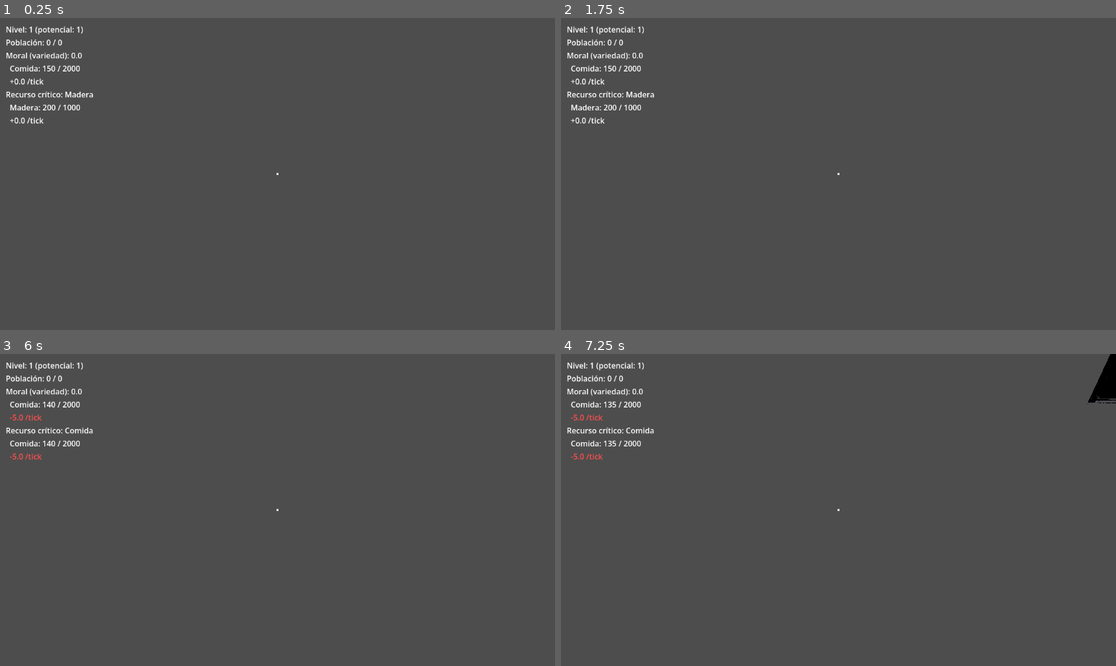
Above: before the commit, frames 1-4 (two rows, left to right).
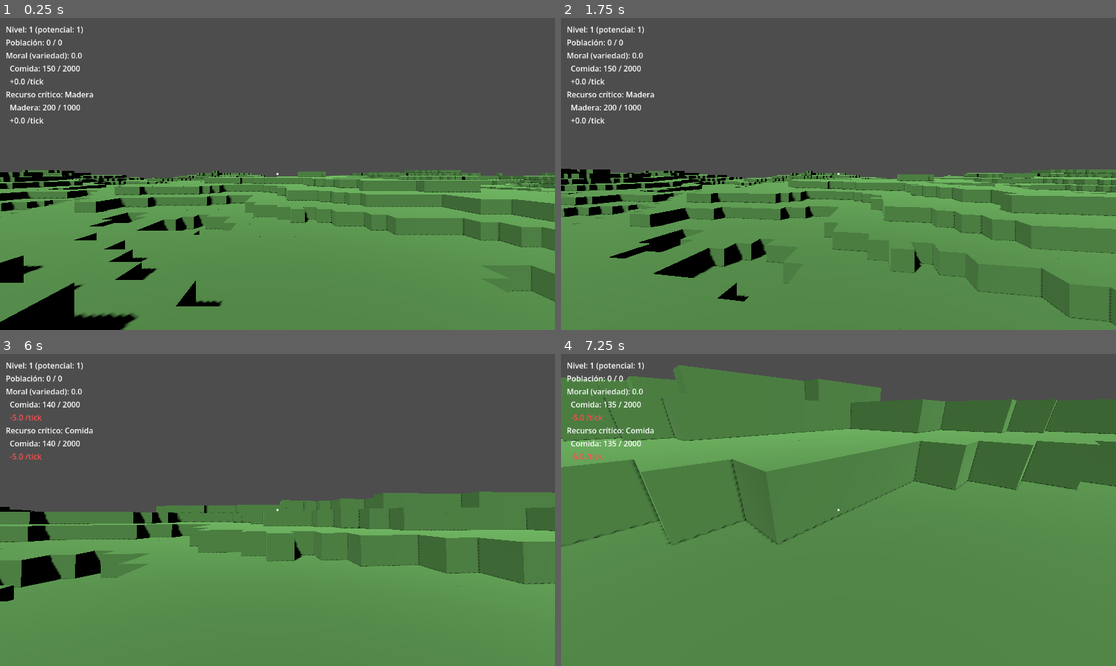
Above: after the commit, the same moments.

Repository: gigalipa/craft-to-nation
Game: Godot game, scene res://scenes/Main.tscn
Two runs of this game, one before a commit and one after it. Both use one fixed random seed, a clock stepped at 60 frames per second and the inputs below.
Inputs (mouse positions are in pixels of both pictures, inside the frame that each line leads up to):
- Up to frame 1 (0.25 s): no input
- Up to frame 2 (1.75 s): tap Enter at 0.5 s; move the mouse to (866, 174) at 0.52 s; hold W from 0.53 s (still down); tap 1 at 0.6 s; click (866, 174) at 0.67 s; tap Space at 0.77, 1.52 s; move the mouse to (810, 174) at 1.27 s; tap 2 at 1.35 s
- Up to frame 3 (6 s): move the mouse to (288, 503) at 2.02 s; tap C at 2.1, 5.85 s; tap Space at 2.75, 3.02, 3.77, 4.52, 5 s; move the mouse to (249, 572) at 2.77 s; tap B at 2.85 s; click (249, 572) at 2.92 s; tap Enter at 3.5, 5.75 s; move the mouse to (444, 556) at 3.52 s; release W at 3.53 s; hold A 3.53-5.03 s; tap K at 3.6 s; move the mouse to (111, 463) at 4.27 s; tap 1 at 4.35 s; move the mouse to (305, 510) at 5.02 s; hold S 5.03-5.78 s; tap 2 at 5.1 s; click (305, 510) at 5.17 s; move the mouse to (194, 432) at 5.77 s; hold D from 5.78 s (still down)
- Up to frame 4 (7.25 s): tap Space at 6.02, 6.77 s; move the mouse to (866, 510) at 6.52 s; release D at 6.53 s; hold W from 6.53 s (still down); tap B at 6.6 s

The runs differ from the first frame. In frame 1, 50% of the frame differs, in the area x 0-100%, y 48-100%; in frame 2, 50%; in frame 3, 53%; in frame 4, 89%, in the area x 0-100%, y 0-100%.

Commit message:
fix: address final review findings for mundo procedural (spawn, load time, docs)
- Main.gd: spawn player at grid center (ANCHO_MUNDO/2, LARGO_MUNDO/2) instead
  of the world corner (0,0), where two of four walking directions stepped
  off the generated terrain.
- VoxelWorld.gd: cut PROFUNDIDAD_SUBSUELO from 32 to 8, per the design
  spec's own accepted mitigation for slow generation (shrink the world,
  not add async loading) — cuts Main.tscn load time from ~35s to ~6s with
  no visible/gameplay difference.
- VoxelWorld.gd: fix stale doc comment referencing the removed
  _generar_piso_inicial() function, now _generar_terreno().
- BlueprintValidatorTest.gd: translate an English comment to Spanish and
  restore the explicit `: Node` type annotation on the VoxelWorld.new()
  test isolation fix, per project convention.
- PoC_5 doc: update stale "GDD Sección 11 v3.14" reference to the current
  v3.15.

Verified via Godot MCP: Main.tscn loads in ~6s with no new errors,
Test.tscn 14/14, CiudadTest.tscn 7/7, ZonificacionTest.tscn 8/8 all pass.

Co-Authored-By: Claude Sonnet 5 <noreply@anthropic.com>

Diff:
--- a/godot/scripts/BlueprintValidatorTest.gd
+++ b/godot/scripts/BlueprintValidatorTest.gd
@@ -95,8 +95,8 @@
 	# conteo total. Puertas y cama se colocan con colocar_puerta()/
 	# colocar_cama(), no con colocar_bloque() directo, para ejercitar la
 	# verificación de espacio de 2 celdas (su mitad superior queda en y=2).
-	# Instantiate VoxelWorld.new() to avoid auto-generation of terrain (_ready() won't be called).
-	var mundo = VoxelWorld.new()
+	# Instanciar VoxelWorld.new() para evitar la generación automática del terreno (_ready() no se llamará).
+	var mundo: Node = VoxelWorld.new()
 	mundo.mesh_library = load("res://assets/BlockLibrary.res")
 	mundo.cell_size = Vector3.ONE * 1.0
 	mundo._indexar_biblioteca()
--- a/godot/scripts/Main.gd
+++ b/godot/scripts/Main.gd
@@ -12,8 +12,10 @@
 
 func _ready() -> void:
 	jugador.mundo = mundo
-	var altura_spawn: int = mundo.generador.altura_en(0, 0)
-	jugador.position = Vector3(0, altura_spawn + 1, 0)
+	var centro_x: int = mundo.ANCHO_MUNDO / 2
+	var centro_z: int = mundo.LARGO_MUNDO / 2
+	var altura_spawn: int = mundo.generador.altura_en(centro_x, centro_z)
+	jugador.position = Vector3(centro_x, altura_spawn + 1, centro_z)
 
 
 func _input(event: InputEvent) -> void:
--- a/godot/scripts/VoxelWorld.gd
+++ b/godot/scripts/VoxelWorld.gd
@@ -11,7 +11,7 @@
 
 const ANCHO_MUNDO := 200
 const LARGO_MUNDO := 200
-const PROFUNDIDAD_SUBSUELO := 32
+const PROFUNDIDAD_SUBSUELO := 8
 const SEMILLA_MUNDO := 12345
 
 var generador: RefCounted
@@ -25,8 +25,8 @@
 var _id_por_tipo: Dictionary = {}  # String -> int
 var _tipo_por_id: Dictionary = {}  # int -> String
 
-## Celdas colocadas por el jugador (Vector3i -> true). El piso generado por
-## _generar_piso_inicial() nunca se marca aquí, así que "declarar un edificio"
+## Celdas colocadas por el jugador (Vector3i -> true). El terreno generado por
+## _generar_terreno() nunca se marca aquí, así que "declarar un edificio"
 ## (ver Player.gd) nunca puede incluir el suelo del mundo como parte de la
 ## estructura, sin importar su tipo de bloque.
 var colocado_por_jugador: Dictionary = {}
Not shown, changed: PoC_5/Documento Técnico de Desarrollo_ PoC 5 - Mundo Procedural y Puestos de Recolección.md
